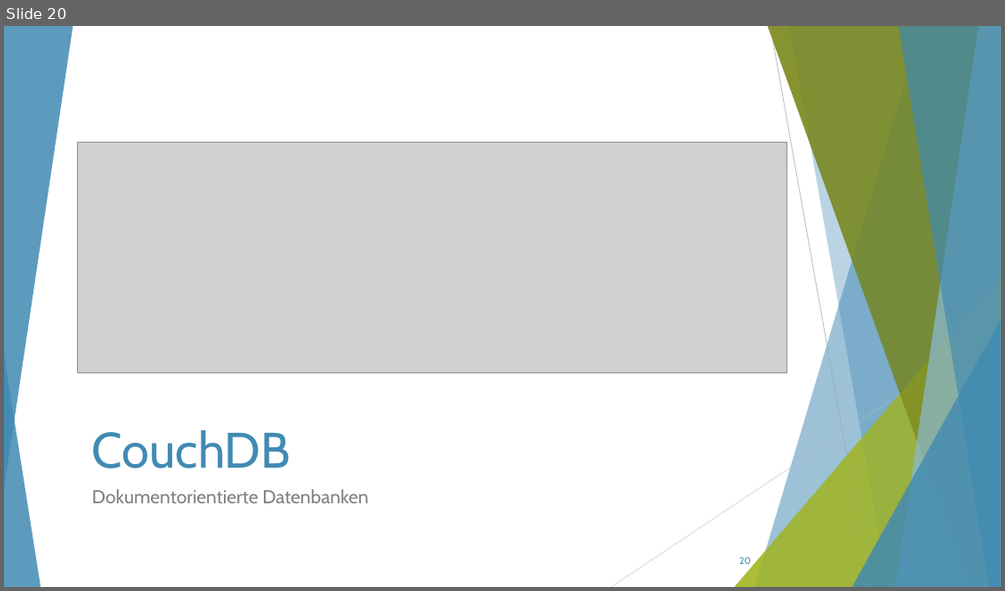
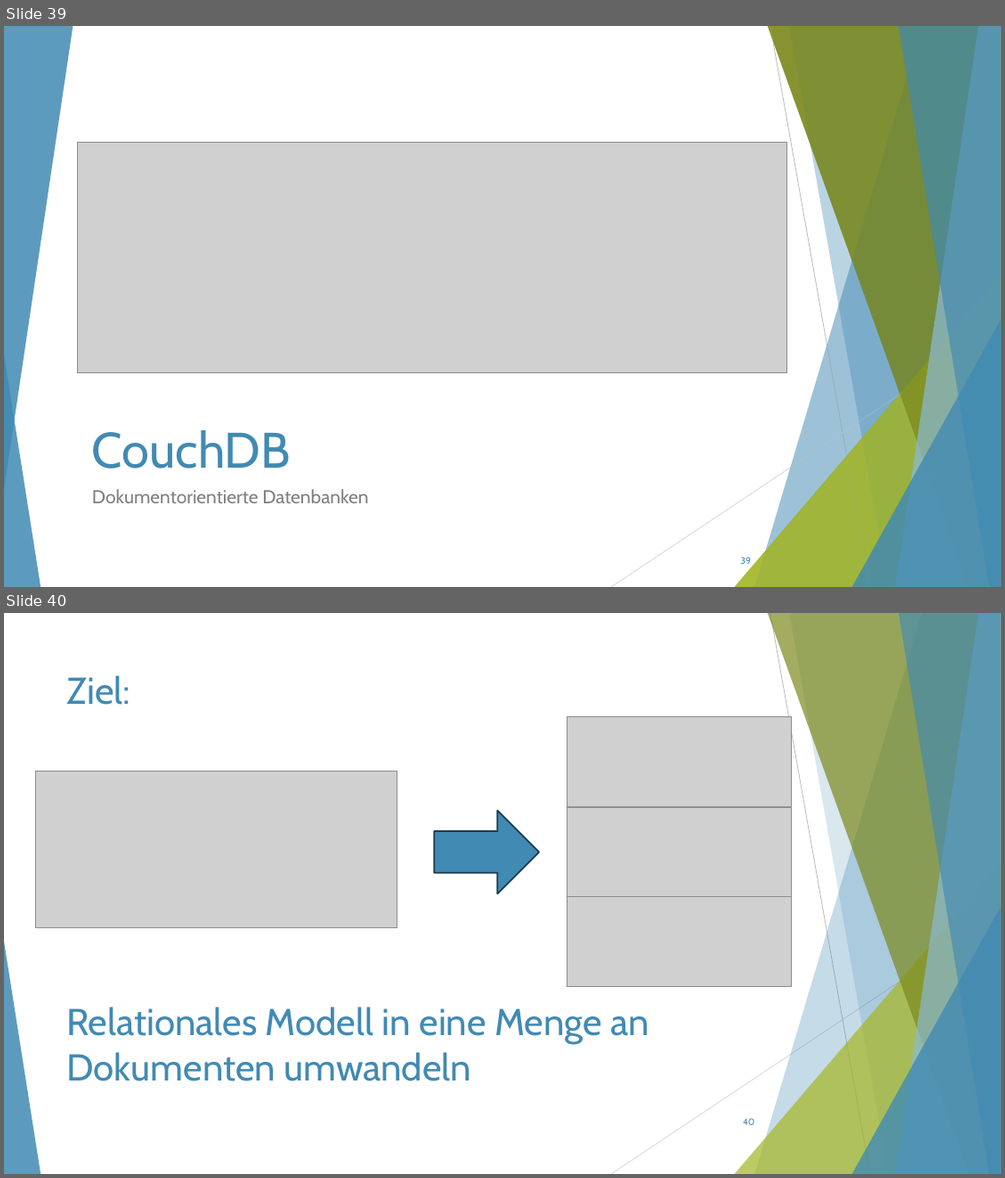
Before and after one commit to ThorbenKonopka/ModerneDB, a slide deck: Präsentation.pptx. Shown one above the other, each under a label of ours: slide 20 before the commit, slides 39 and 40 after it. The pictures are 1005x591 and 1005x1178 pixels, drawn with LibreOffice and Linux fonts; fonts in the diff are those of the drawing; grey boxes stand for pictures. Boxes give left, top, right and bottom in pixels: in the first picture for what was removed or moved away, otherwise in the second. Text is boxed around its words. In the diff, an @@ line names an element or a change of style, - is before the commit and + after.

```diff
--- a/Präsentation.pptx
+++ b/Präsentation.pptx
@@ slide 40 added at box(4, 613, 1001, 1174), background #FFFFFF; not listed: 8 template elements that a slide beside it also shows @@
@@ line added from (770, 613) to (870, 1174), #BFBFBF 0.75 pt @@
@@ title added at box(67, 675, 131, 705), 36 pt, text #418AB3 @@
+Ziel:
@@ picture added at box(567, 717, 792, 807) @@
@@ picture added at box(35, 771, 396, 927) @@
@@ right arrow added at box(434, 811, 539, 893), fill #418AB3, outline #1C3C4E 1.5 pt @@
@@ picture added at box(567, 807, 792, 896) @@
@@ picture added at box(567, 897, 792, 987) @@
@@ line added from (1001, 915) to (611, 1174), #D9D9D9 0.75 pt @@
@@ text added at box(67, 1006, 650, 1081), 36 pt, text #418AB3 @@
+Relationales Modell in eine Menge an Dokumenten umwandeln
@@ page number added at box(743, 1118, 754, 1125), 9 pt, text #418AB3 @@
+40
@@ what was slide 20 is now slide 39 @@
@@ page number at box(740, 556, 751, 564): text changed @@
-20
+39
```
Also in this commit, not shown: 9 slides changed, 28 other slides added, 5 slides removed, 1 other file.
